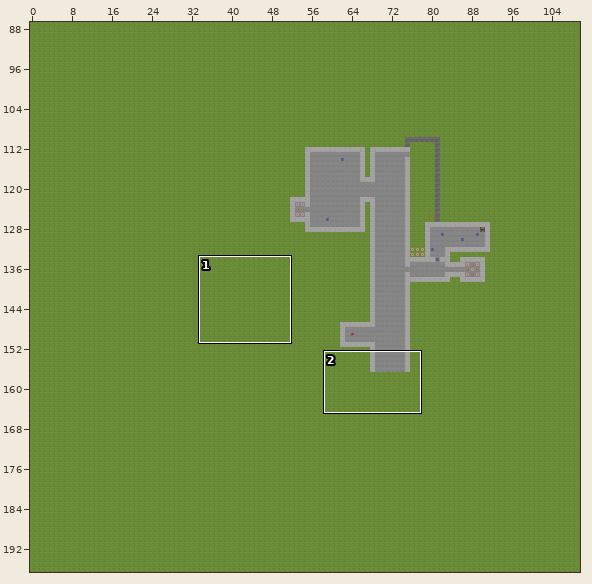
Tiled map, stored at Tiled_Resources/2.tmx. The picture above shows the old version from afar; the outline marks the close-up.
Close-up. The starting point:
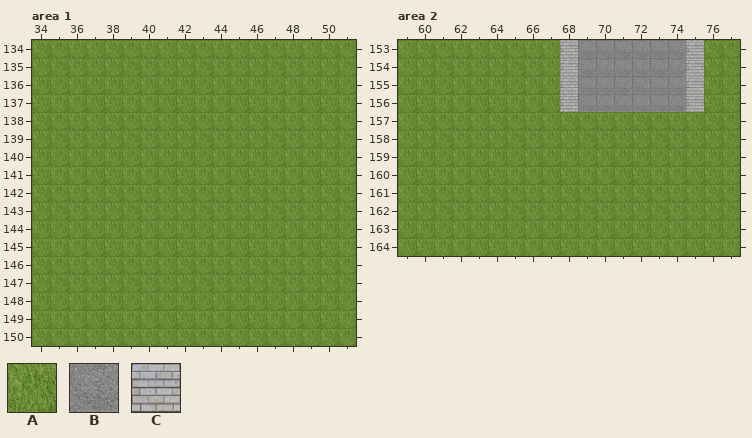
Cells are 64x64 px. Shown: area 1 x 34..51, y 134..150; area 2 x 59..77, y 153..164. The commit also changed other parts of the map, which this record leaves out.
Key: from "Scene": A 3 "Floor_Grass_0", B 16 "Floor_Stone_3", C 22 "Wall_Bricks_0".
_ is an empty cell.
Layer "Scene" before, area 1, first column x 34:
134 AAAAAAAAAAAAAAAAAA
135 AAAAAAAAAAAAAAAAAA
136 AAAAAAAAAAAAAAAAAA
137 AAAAAAAAAAAAAAAAAA
138 AAAAAAAAAAAAAAAAAA
139 AAAAAAAAAAAAAAAAAA
140 AAAAAAAAAAAAAAAAAA
141 AAAAAAAAAAAAAAAAAA
142 AAAAAAAAAAAAAAAAAA
143 AAAAAAAAAAAAAAAAAA
144 AAAAAAAAAAAAAAAAAA
145 AAAAAAAAAAAAAAAAAA
146 AAAAAAAAAAAAAAAAAA
147 AAAAAAAAAAAAAAAAAA
148 AAAAAAAAAAAAAAAAAA
149 AAAAAAAAAAAAAAAAAA
150 AAAAAAAAAAAAAAAAAA
Layer "Scene" before, area 2, first column x 59:
153 AAAAAAAAACBBBBBBCAA
154 AAAAAAAAACBBBBBBCAA
155 AAAAAAAAACBBBBBBCAA
156 AAAAAAAAACBBBBBBCAA
157 AAAAAAAAAAAAAAAAAAA
158 AAAAAAAAAAAAAAAAAAA
159 AAAAAAAAAAAAAAAAAAA
160 AAAAAAAAAAAAAAAAAAA
161 AAAAAAAAAAAAAAAAAAA
162 AAAAAAAAAAAAAAAAAAA
163 AAAAAAAAAAAAAAAAAAA
164 AAAAAAAAAAAAAAAAAAA
After the commit:
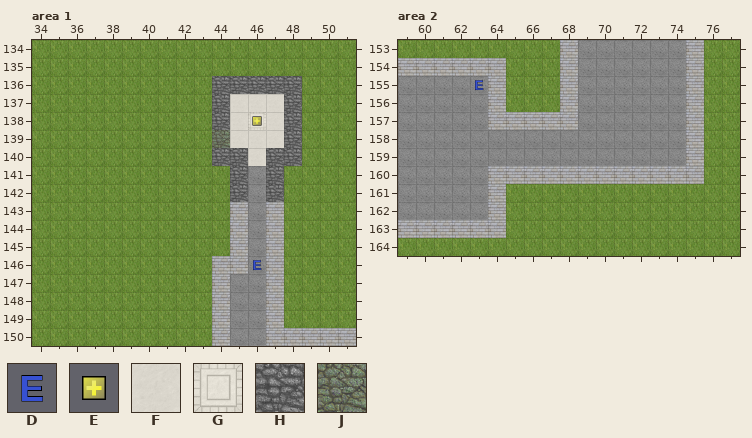
Further tiles: from "Objects": D 3 "Enemy_Spawner", E 5 "Golden_Medipack"; from "Scene": F 13 "Floor_Stone_0", G 15 "Floor_Stone_2", H 17 "Wall_Stone_0", J 18 "Wall_Stone_1".
From old to new:
Changed rows in their new state; . is an unchanged cell.
Layer "Scene", area 1:
first column x 44:
136 HHHHH...
137 HFFFH...
138 HFGFH...
139 JFFFH...
140 HHFHH...
141 .HBH....
142 .HBH....
143 .CBC....
144 .CBC....
145 .CBC....
146 CCBC....
147 CBBC....
148 CBBC....
149 CBBC....
150 CBBCCCCC
Layer "Objects", area 1:
first column x 46:
138 E
first column x 46:
146 D
Layer "Scene", area 2:
first column x 59:
154 CCCCCC...........
155 BBBBBC...........
156 BBBBBC...........
157 BBBBBCCCCCBBBBBBC
158 BBBBBBBBBBBBBBBBC
159 BBBBBBBBBBBBBBBBC
160 BBBBBCCCCCCCCCCCC
161 BBBBBC...........
162 BBBBBC...........
163 CCCCCC...........
Layer "Objects", area 2:
first column x 63:
155 D
